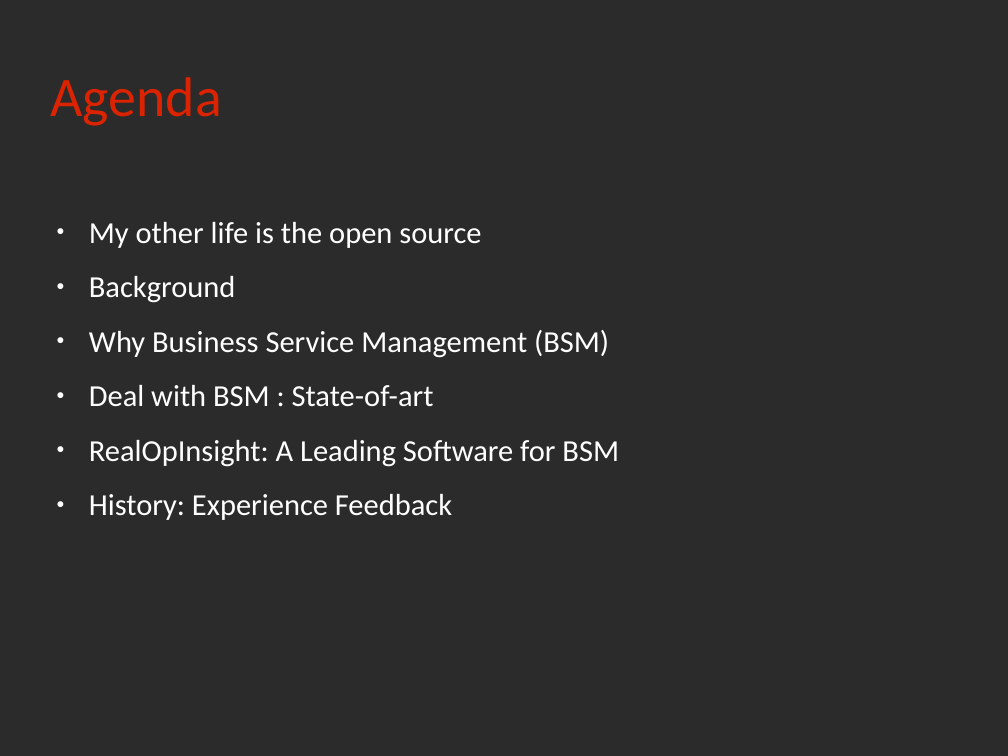
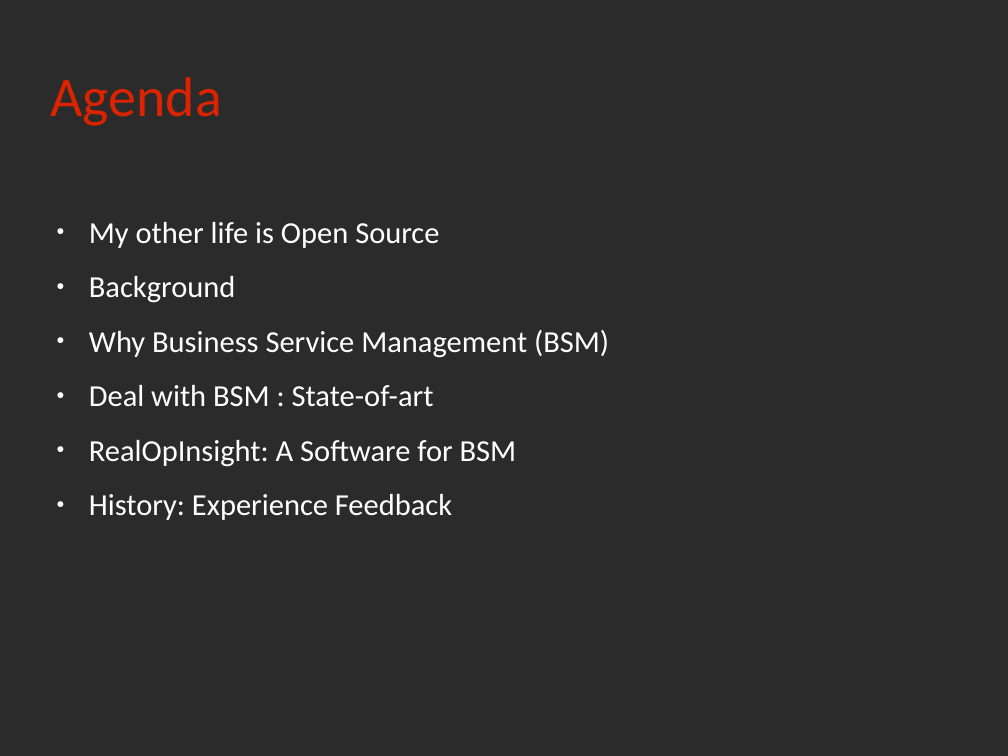
Before and after one commit to rchakode/realopinsight, a slide deck: slide 2 of doc/talks/rmll-2013.odp. Drawn at 1008x756 pixels with LibreOffice and Linux fonts; fonts in the diff are those of the drawing; background and template pictures are left out; a plain dark background stands for a picture behind light text. Boxes give left, top, right and bottom in pixels: in the first picture for what was removed or moved away, otherwise in the second. Text is boxed around its words. In the diff, an @@ line names an element or a change of style, - is before the commit and + after.

```diff
--- a/doc/talks/rmll-2013.odp
+++ b/doc/talks/rmll-2013.odp
@@ text at (x1=89, y1=222, x2=439, y2=248): text changed @@
-● My other life is the open source
+● My other life is Open Source
@@ text at (x1=89, y1=440, x2=517, y2=467): text changed @@
-● RealOpInsight: A Leading Software for BSM
+● RealOpInsight: A Software for BSM
```
Also in this commit, not shown: 14 other slides changed, 3 other files.
